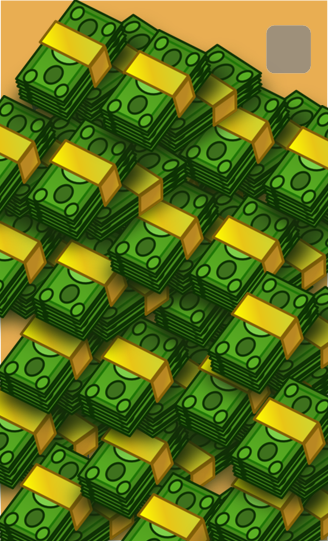
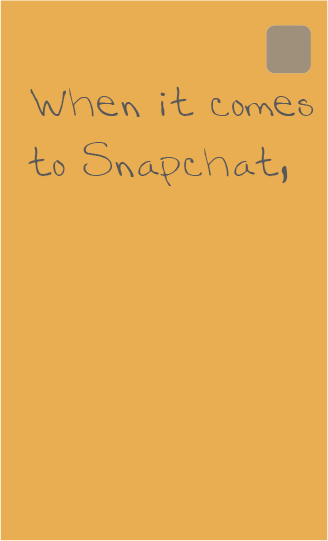
Layers edited between the first and the second 328×541 image:
hid "Layer 4 copy 7" over [204, 376, 328, 527]
removed layer "Layer 4 copy 23" over [74, 29, 288, 180]
removed layer "Layer 4 copy 22" over [0, 118, 214, 269]
removed layer "Layer 4 copy 21" over [0, 0, 204, 150]
removed layer "Layer 4 copy 20" over [0, 95, 133, 246]
removed group "Video Group 2" (1 layers) over [182, 271, 328, 422]
removed layer "Layer 4 copy 11" from group "Video Group 2" over [182, 271, 328, 422]
removed group "Video Group 1" (1 layers) over [163, 194, 328, 345]
removed layer "Layer 4 copy 18" from group "Video Group 1" over [163, 194, 328, 345]
removed layer "Layer 4 copy 6" over [149, 325, 328, 476]
removed layer "Layer 4 copy 17" over [153, 75, 328, 226]
removed layer "Layer 4 copy 16" over [82, 171, 296, 322]
removed layer "Layer 4 copy 15" over [80, 129, 294, 280]
removed layer "Layer 4 copy 14" over [6, 218, 220, 369]
removed layer "Layer 4 copy 13" over [0, 99, 210, 250]
removed layer "Layer 4 copy 12" over [0, 195, 139, 346]
removed layer "Layer 4 copy 3" over [126, 225, 328, 376]
removed layer "Layer 4 copy 5" over [52, 314, 266, 465]
removed layer "Layer 4 copy 2" over [42, 195, 256, 346]
removed layer "Layer 4 copy 4" over [0, 291, 185, 442]
removed layer "Layer 4 copy 8" over [52, 396, 266, 541]
removed layer "Layer 4 copy" over [0, 442, 185, 541]
removed layer "Layer 4" over [0, 366, 149, 517]
renamed "As a VC backed startup, they didn't have any source of revenue" to "When it comes to Snapchat,", painted on it over [28, 86, 315, 477]
…and 3 more changes (3 removed)
